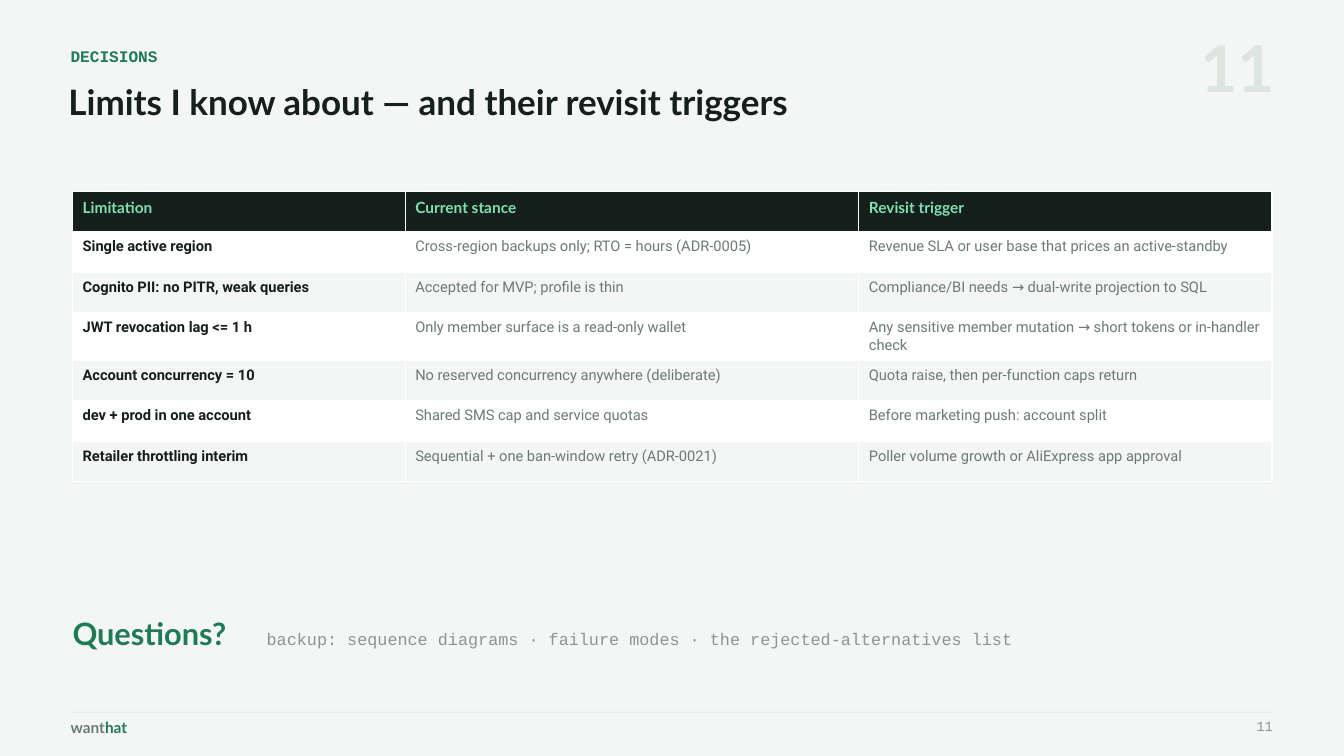
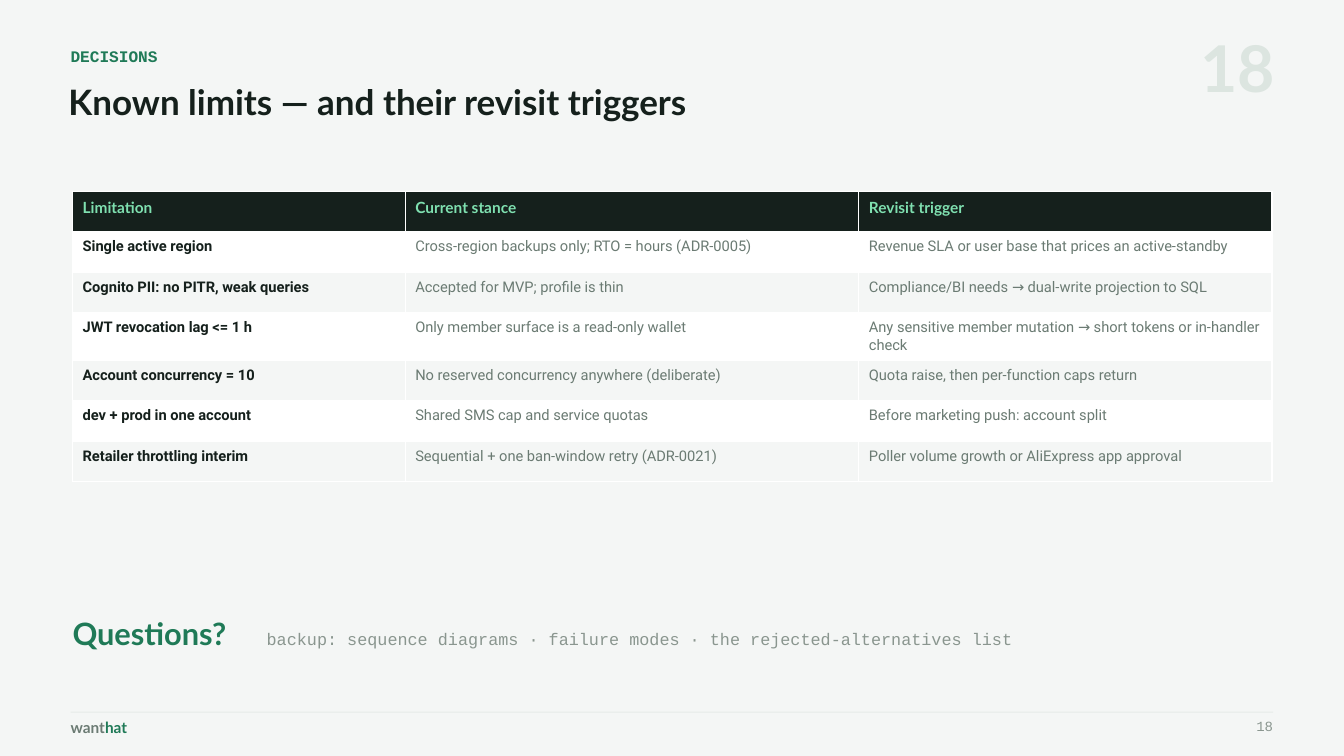
Before and after one commit to wanthat-app/monorepo, a slide deck: slide 18 of slides/wanthat-presentation.pptx (slide 11 before the commit). Drawn at 1344x756 pixels with LibreOffice and Linux fonts; fonts in the diff are those of the drawing. Boxes give left, top, right and bottom in pixels: in the first picture for what was removed or moved away, otherwise in the second. Text is boxed around its words. In the diff, an @@ line names an element or a change of style, - is before the commit and + after.

```diff
--- a/slides/wanthat-presentation.pptx
+++ b/slides/wanthat-presentation.pptx
@@ text at [68, 89, 686, 122]: text changed @@
-Limits I know about — and their revisit triggers
+Known limits — and their revisit triggers
@@ text at [1256, 722, 1273, 731]: text changed @@
-11
+18
```
Also in this commit, not shown: 6 other slides changed, 8 slides added, 3 other files.
